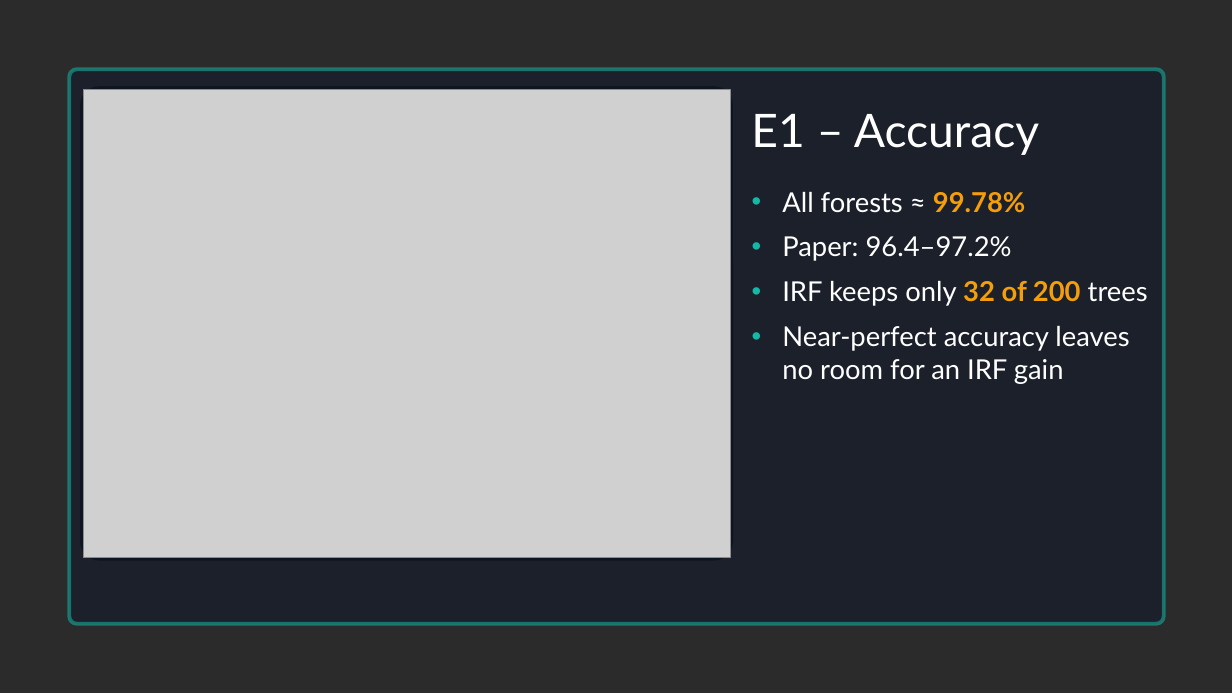
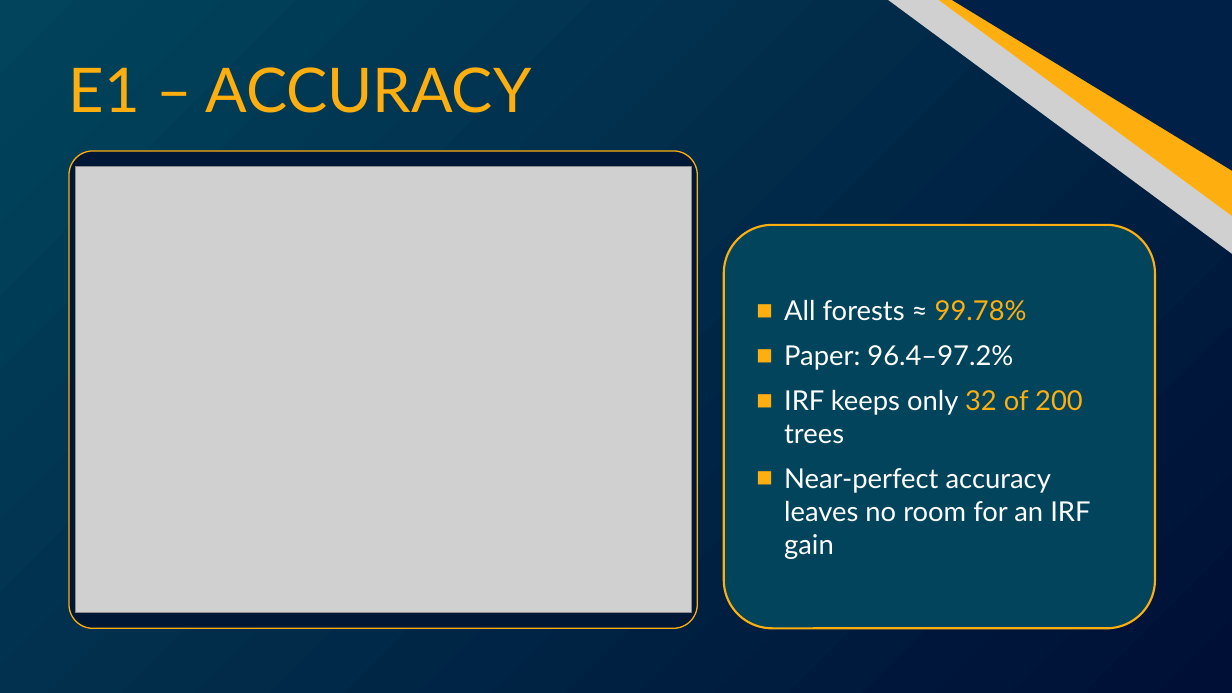
Before and after one commit to amnaaljasmi701/ai508-bearing-irf-reproduction, a slide deck: slide 11 of report/AI508_A2_Presentation.pptx. Drawn at 1232x693 pixels with LibreOffice and Linux fonts; fonts in the diff are those of the drawing; grey boxes stand for pictures; background and template pictures are left out; a plain dark background stands for a picture behind light text. Boxes give left, top, right and bottom in pixels: in the first picture for what was removed or moved away, otherwise in the second. Text is boxed around its words. In the diff, an @@ line names an element or a change of style, - is before the commit and + after.

```diff
--- a/report/AI508_A2_Presentation.pptx
+++ b/report/AI508_A2_Presentation.pptx
@@ background picture (left out) to gradient #01445C to #000F35 @@
@@ freeform shape added at box(462, 0, 1232, 527), fill #FFAE10 @@
@@ freeform shape added at box(469, 0, 1232, 468), fill #012047 @@
@@ picture added at box(686, 0, 1232, 563) @@
@@ text at box(69, 67, 531, 113): text changed; size 54 to 72 pt; text colour #FFFFFF to #FFAE10 @@
-E1 – Accuracy
+E1 – ACCURACY
@@ freeform shape removed at box(69, 69, 1164, 623) @@
@@ rounded rectangle: place and size @@
-rounded rectangle at box(80, 86, 733, 561)
+rounded rectangle at box(69, 151, 697, 628)
@@ rounded rectangle at box(69, 151, 697, 628): fill #0B1220 at 78% opacity to #001735; outline none to #FFAE10 1.5 pt; proportions changed @@
@@ picture: place and size @@
-picture at box(83, 89, 730, 557)
+picture at box(75, 166, 691, 612)
@@ rounded rectangle "All forests ≈ 99.78%": place and size @@
-rounded rectangle "All forests ≈ 99.78%" at box(782, 192, 1148, 384)
+rounded rectangle "All forests ≈ 99.78%" at box(724, 225, 1155, 628)
@@ rounded rectangle "All forests ≈ 99.78%" at box(724, 225, 1155, 628): text colour #F59E0B to #FFAE10, bold off in "99.78%", "32 of 200"; bullet • to ■; bullet colour #14B8A6 to #FFAE10; vertical alignment top to middle; fill none to #01445C; outline none to #FFAE10 2.5 pt @@
```
Also in this commit, not shown: 17 other slides changed, 1 slide added, 1 slide removed, 8 other files.
